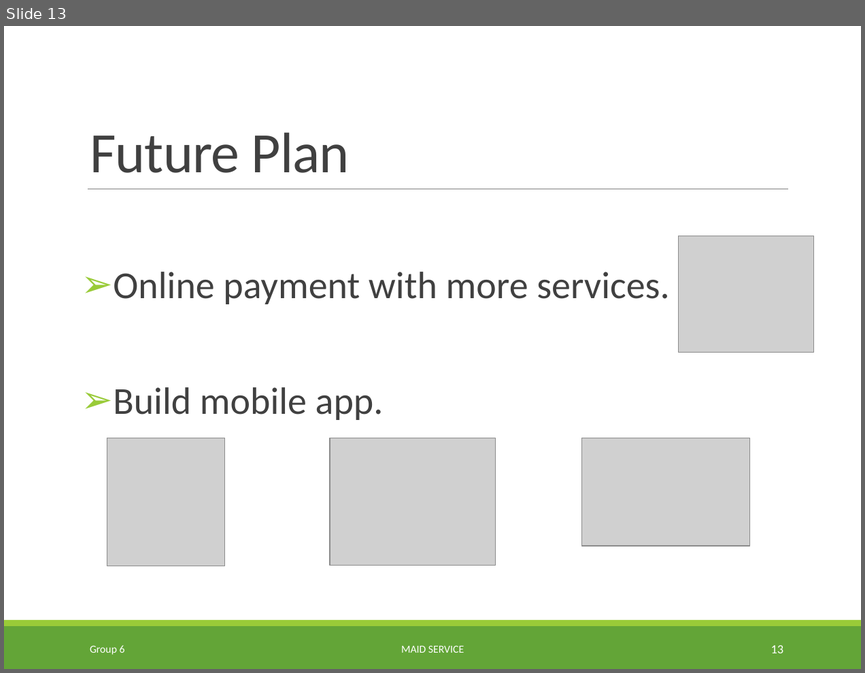
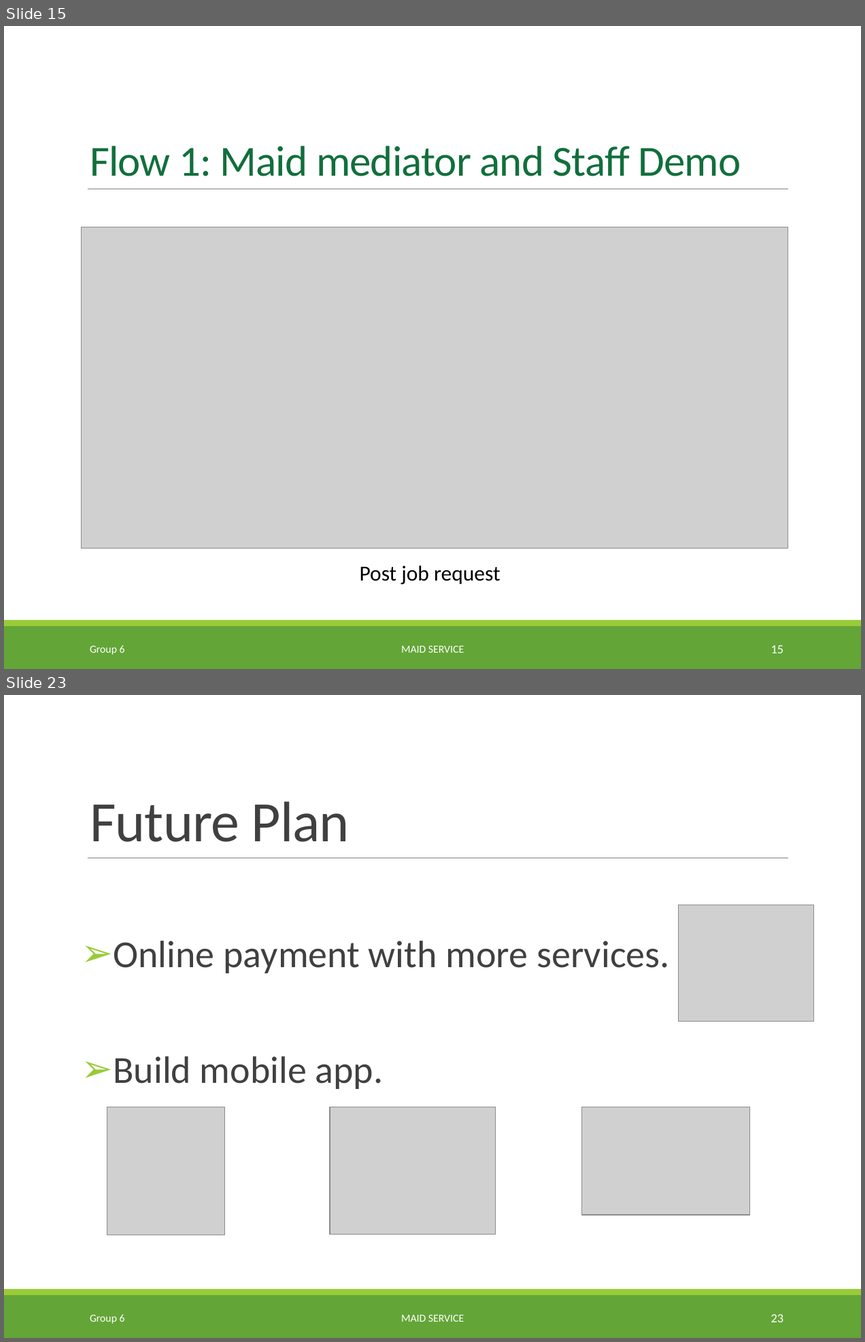
Before and after one commit to TuanBT/ms-website, a slide deck: 06.Personal Archives/04.CongNT/MS_Slide.pptx. Shown one above the other, each under a label of ours: slide 13 before the commit, slides 15 and 23 after it; the slides between them are not shown. The pictures are 865x673 and 865x1342 pixels, drawn with LibreOffice and Linux fonts; fonts in the diff are those of the drawing; grey boxes stand for pictures; background and template pictures are left out. Boxes give left, top, right and bottom in pixels: in the first picture for what was removed or moved away, otherwise in the second. Text is boxed around its words. In the diff, an @@ line names an element or a change of style, - is before the commit and + after.

```diff
--- a/06.Personal Archives/04.CongNT/MS_Slide.pptx
+++ b/06.Personal Archives/04.CongNT/MS_Slide.pptx
@@ slide 15 added at [4,26,861,669], background picture (left out); not listed: 3 template elements that a slide beside it also shows @@
@@ title added at [90,146,741,176], 36 pt, text #116F3C @@
+Flow 1: Maid mediator and Staff Demo
@@ picture added at [81,227,788,548] @@
@@ text added at [360,565,500,584], 18 pt, text #000000 @@
+Post job request
@@ text added at [90,645,125,654], 9 pt, text #FFFFFF @@
+Group 6
@@ text added at [401,645,464,652], 9 pt, text #FFFFFF @@
+MAID SERVICE
@@ page number added at [771,645,784,653], 10.5 pt, text #FFFFFF @@
+15
@@ what was slide 13 is now slide 23 @@
@@ page number at [771,1314,784,1322]: text changed @@
-13
+23
```
Also in this commit, not shown: 10 slides changed, 12 other slides added, 2 slides removed.
